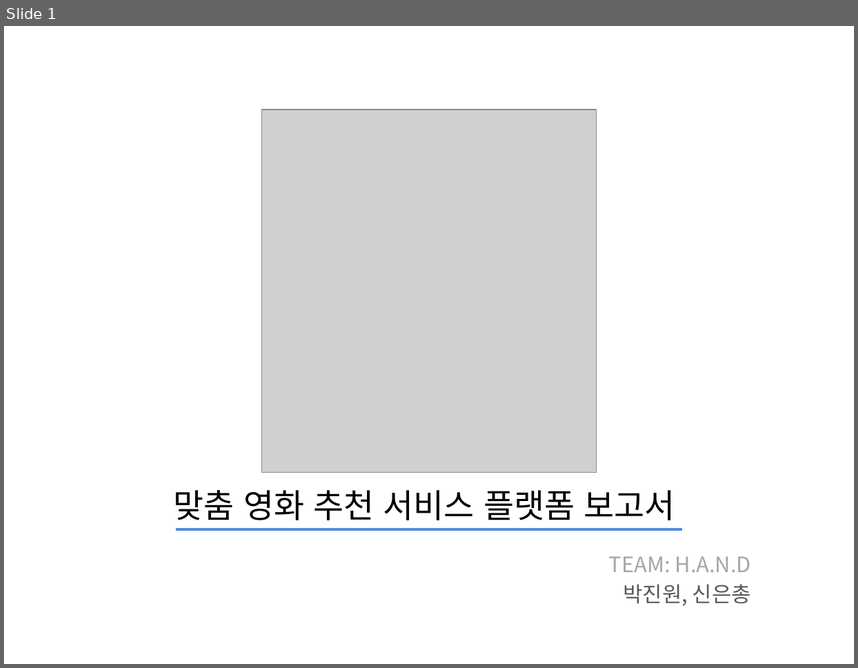
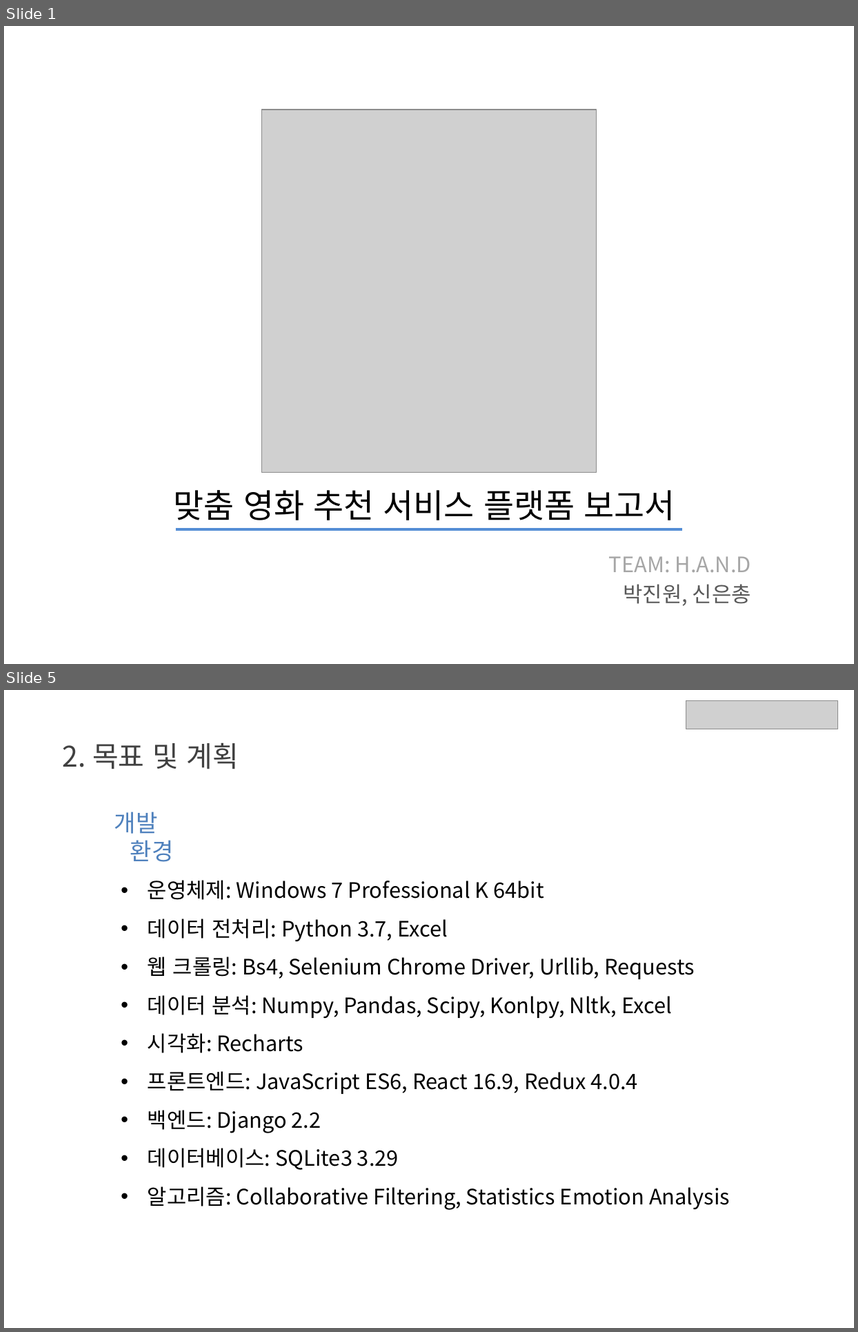
Before and after one commit to chongs02/final_project, a slide deck: DataScience/Documents/결과보고서.pptx. Shown one above the other, each under a label of ours: slide 1 before the commit, slides 1 and 5 after it; the slides between them are not shown. The pictures are 858x668 and 858x1332 pixels, drawn with LibreOffice and Linux fonts; fonts in the diff are those of the drawing; grey boxes stand for pictures. Boxes give left, top, right and bottom in pixels: in the first picture for what was removed or moved away, otherwise in the second. Text is boxed around its words. In the diff, an @@ line names an element or a change of style, - is before the commit and + after.

```diff
--- a/DataScience/Documents/결과보고서.pptx
+++ b/DataScience/Documents/결과보고서.pptx
@@ slide 5 added at <box>4,690,854,1328</box>, background #FFFFFF @@
@@ picture added at <box>686,701,838,729</box> @@
@@ text added at <box>63,742,239,769</box>, 24 pt, text #404040 @@
+2. 목표 및 계획
@@ text added at <box>114,811,174,862</box>, 20 pt, text #4F81BD @@
+개발 환경
@@ text added at <box>148,880,730,1210</box>, 18 pt, text #000000 @@
+• 운영체제: Windows 7 Professional K 64bit
+• 데이터 전처리: Python 3.7, Excel
+• 웹 크롤링: Bs4, Selenium Chrome Driver, Urllib, Requests
+• 데이터 분석: Numpy, Pandas, Scipy, Konlpy, Nltk, Excel
+• 시각화: Recharts
+• 프론트엔드: JavaScript ES6, React 16.9, Redux 4.0.4
+• 백엔드: Django 2.2
+• 데이터베이스: SQLite3 3.29
+• 알고리즘: Collaborative Filtering, Statistics Emotion Analysis
```
Also in this commit, not shown: 3 slides changed, 8 other slides added, 29 slides removed, 15 other files.
